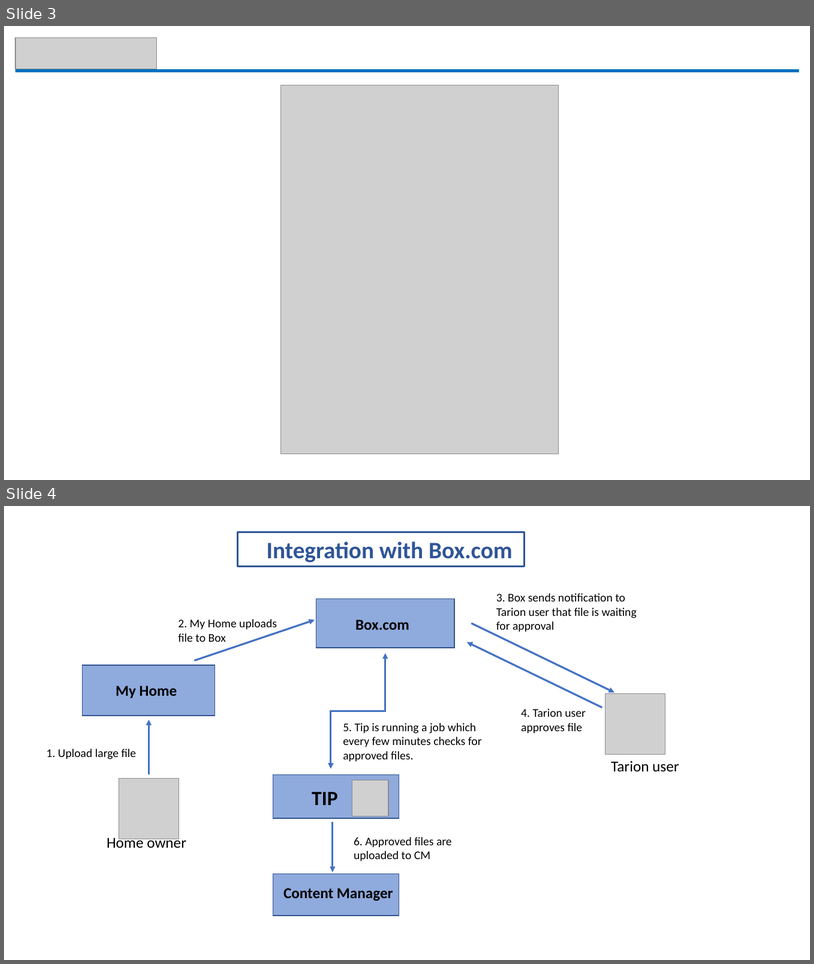
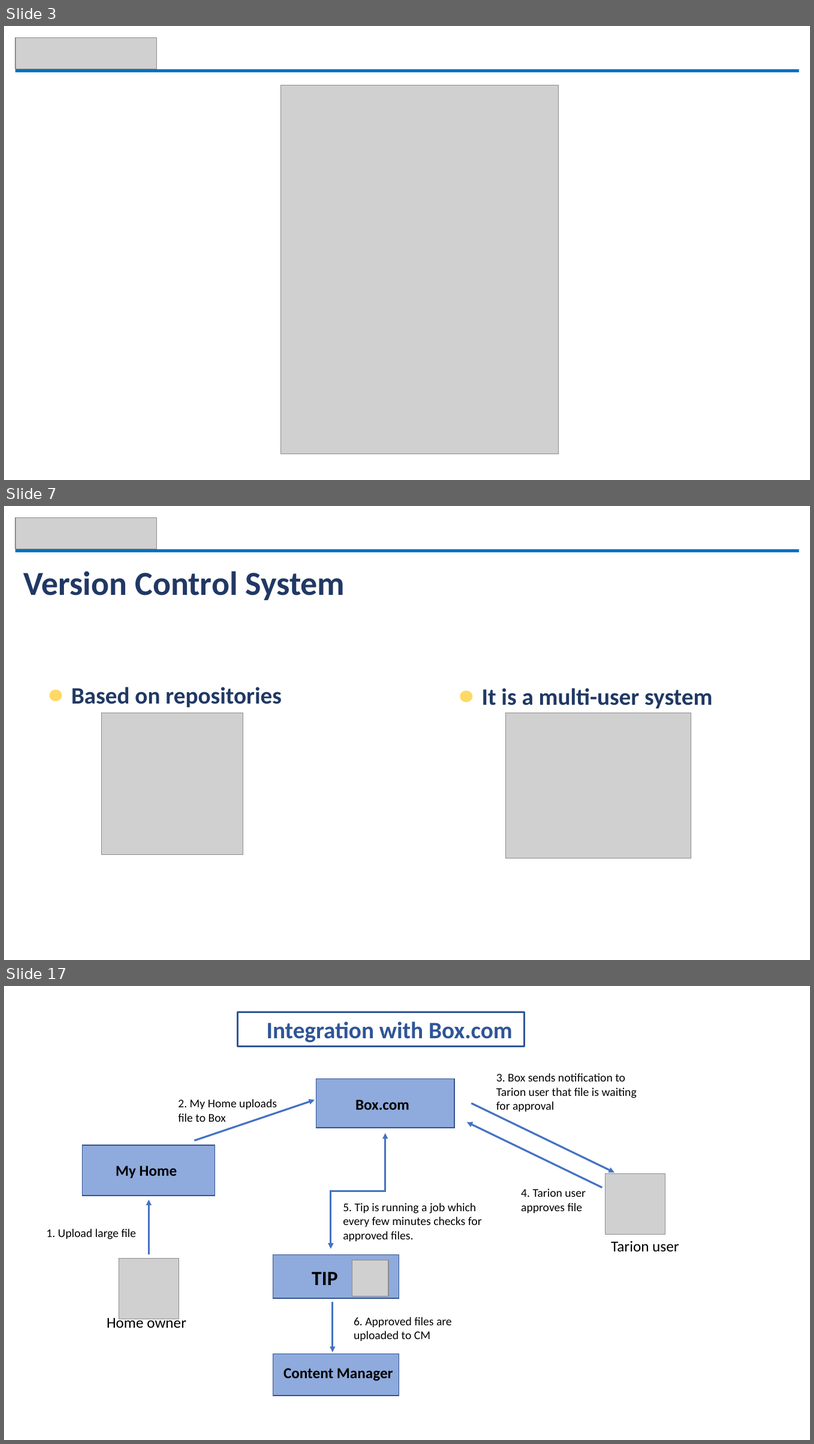
Before and after one commit to alanhummel/ISTeamUpdate, a slide deck: IS Team Updates - November 22.pptx. Shown one above the other, each under a label of ours: slides 3 and 4 before the commit, slides 3, 7 and 17 after it; the slides between them are not shown. The pictures are 814x964 and 814x1444 pixels, drawn with LibreOffice and Linux fonts; fonts in the diff are those of the drawing; grey boxes stand for pictures. Boxes give left, top, right and bottom in pixels: in the first picture for what was removed or moved away, otherwise in the second. Text is boxed around its words. In the diff, an @@ line names an element or a change of style, - is before the commit and + after.

```diff
--- a/IS Team Updates - November 22.pptx
+++ b/IS Team Updates - November 22.pptx
@@ slide 7 added at (x1=4, y1=506, x2=810, y2=960), background #FFFFFF @@
@@ picture added at (x1=15, y1=517, x2=156, y2=549) @@
@@ rectangle added at (x1=15, y1=550, x2=800, y2=553), fill #0070C0 @@
@@ text added at (x1=23, y1=571, x2=345, y2=600), 40 pt, text #203864, bold @@
+Version Control System
@@ ellipse added at (x1=50, y1=690, x2=62, y2=701), fill #FFD966 @@
@@ text added at (x1=71, y1=687, x2=282, y2=707), 28 pt, text #203864, bold @@
+Based on repositories
@@ ellipse added at (x1=460, y1=691, x2=473, y2=702), fill #FFD966 @@
@@ text added at (x1=482, y1=688, x2=713, y2=708), 28 pt, text #203864, bold @@
+It is a multi-user system
@@ picture added at (x1=101, y1=713, x2=243, y2=855) @@
@@ picture added at (x1=506, y1=713, x2=691, y2=859) @@
@@ what was slide 4 is now slide 17 @@
```
Also in this commit, not shown: 1 slide changed, 12 other slides added, 1 other file.
